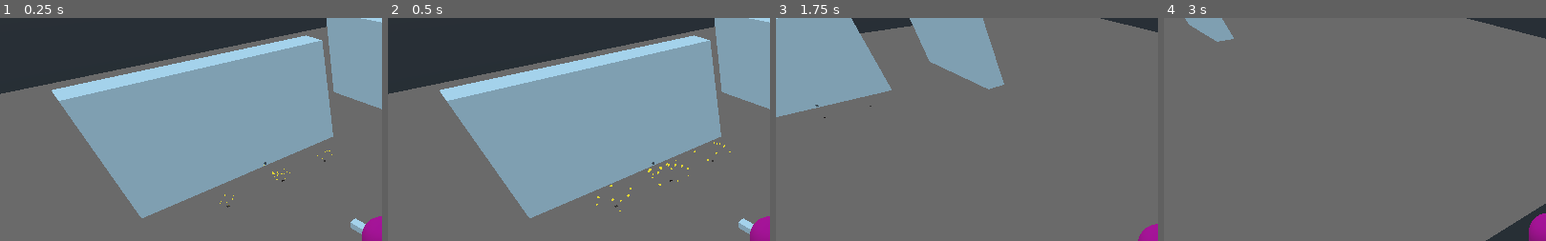
Above: before the commit, frames 1-4 (left to right).
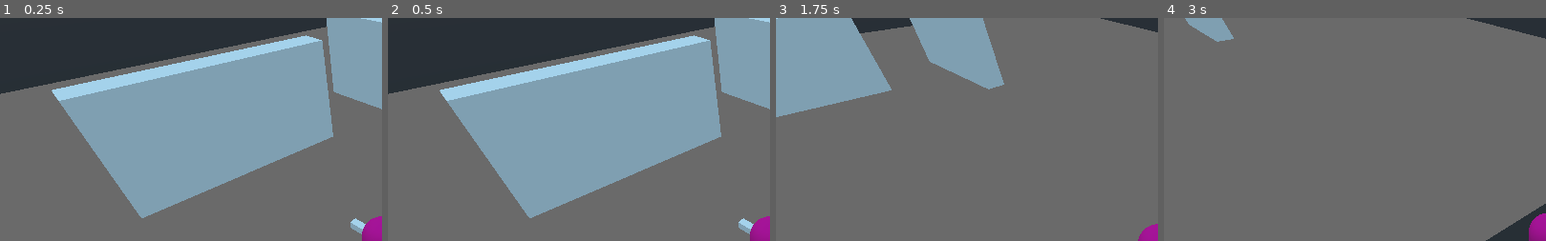
Above: after the commit, the same moments.

Repository: gusemil/topdownshooter3d-demo
Game: Godot game, scene res://scenes/World.tscn
The game is run twice, just before and just after one commit, with the same random seed, the same clock (stepped at 60 frames per second) and the same inputs.
Inputs (mouse positions are % of the whole screen's width and height, from its top left):
- Up to frame 1 (0.25 s): no input
- Up to frame 2 (0.5 s): no input
- Up to frame 3 (1.75 s): move the mouse to (72, 45) at 0.52 s; press the mouse at (72, 45) at 0.53 s; hold D (move_right) 0.53-1.28 s; move the mouse to (30, 55) at 1.27 s; release the mouse at (30, 55) at 1.28 s; hold S (move_backward) from 1.28 s (still down); click (30, 55) at 1.35 s
- Up to frame 4 (3 s): move the mouse to (60, 28) at 2.02 s; release S (move_backward) at 2.03 s; press the mouse at (60, 28) at 2.03 s; hold D (move_right) 2.03-2.78 s; move the mouse to (45, 70) at 2.77 s; release the mouse at (45, 70) at 2.78 s; hold W (move_forward) from 2.78 s (still down); click (45, 70) at 2.85 s
The pictures show only the part of the screen within x 0-50%, y 0-50%; the shares and areas given below are measured in that part.

The runs differ from the first frame. In frame 1, less than 0.1% of the frame differs, in the area x 57-87%, y 59-86%; in frame 2, 0.1%, in the area x 54-90%, y 55-87%; in frame 3, less than 0.1%; in frame 4, nothing differs.

Commit message:
Machinegun and firing bullet holes

Diff:
--- a/project.godot
+++ b/project.godot
@@ -15,7 +15,7 @@
 
 [application]
 
-config/name="Xenoshock 3d"
+config/name="Xenoshock3DGit"
 run/main_scene="res://scenes/World.tscn"
 config/icon="res://icon.png"
 
--- a/scenes/Player.tscn
+++ b/scenes/Player.tscn
@@ -1,6 +1,9 @@
-[gd_scene load_steps=8 format=2]
+[gd_scene load_steps=11 format=2]
 
 [ext_resource path="res://scripts/Player.gd" type="Script" id=1]
+[ext_resource path="res://scripts/WeaponManager.gd" type="Script" id=2]
+[ext_resource path="res://scenes/HitScanBulletSpawner.tscn" type="PackedScene" id=3]
+[ext_resource path="res://scripts/Weapon.gd" type="Script" id=4]
 
 [sub_resource type="CapsuleMesh" id=1]
 mid_height = 2.0
@@ -29,17 +32,29 @@
 material/0 = SubResource( 2 )
 
 [node name="WeaponManager" type="Spatial" parent="."]
+script = ExtResource( 2 )
 
 [node name="Weapons" type="Spatial" parent="WeaponManager"]
 transform = Transform( 1, 0, 0, 0, 1, 0, 0, 0, 1, 0, 2.24315, 0 )
 
 [node name="MachineGun" type="Spatial" parent="WeaponManager/Weapons"]
 transform = Transform( 1, 0, 0, 0, 1, 0, 0, 0, 1, 0, -1.5, -1 )
+script = ExtResource( 4 )
+automatic_fire = true
 
 [node name="MachineGunGraphics" type="MeshInstance" parent="WeaponManager/Weapons/MachineGun"]
 transform = Transform( 0.2, 0, 0, 0, 0.2, 0, 0, 0, 1, 0, 0, 0 )
 mesh = SubResource( 3 )
 material/0 = null
+
+[node name="BulletSpawners" type="Spatial" parent="WeaponManager/Weapons/MachineGun"]
+transform = Transform( -1, 0, 3.25841e-07, 0, 1, 0, -3.25841e-07, 0, -1, 0, 0, 0 )
+
+[node name="HitScanBulletSpawner" parent="WeaponManager/Weapons/MachineGun/BulletSpawners" instance=ExtResource( 3 )]
+transform = Transform( 1, 0, 2.84217e-14, 0, 1, 0, -2.84217e-14, 0, 1, 3.26697e-07, 0, 1.00262 )
+
+[node name="FirePoint" type="Spatial" parent="WeaponManager"]
+transform = Transform( 1, 0, 0, 0, 1, 0, 0, 0, 1, 0, 0.660659, -0.761873 )
 
 [node name="CollisionShape" type="CollisionShape" parent="."]
 transform = Transform( 1, 0, 0, 0, -1.62921e-07, -1, 0, 1, -1.62921e-07, 0, 0, 0 )
--- a/scenes/World.tscn
+++ b/scenes/World.tscn
@@ -1,6 +1,5 @@
-[gd_scene load_steps=8 format=2]
+[gd_scene load_steps=7 format=2]
 
-[ext_resource path="res://scenes/HitScanBulletSpawner.tscn" type="PackedScene" id=1]
 [ext_resource path="res://scenes/Player.tscn" type="PackedScene" id=2]
 
 [sub_resource type="SpatialMaterial" id=1]
@@ -55,48 +54,3 @@
 
 [node name="Player" parent="." instance=ExtResource( 2 )]
 transform = Transform( 1, 0, 0, 0, 1, 0, 0, 0, 1, 0, 2, 0 )
-
-[node name="HitScanBulletSpawner" parent="." instance=ExtResource( 1 )]
-transform = Transform( 0.999958, -0.00607994, 0.00690167, 0, 0.750365, 0.661024, -0.00919776, -0.660996, 0.750333, 1.15179, 0.550723, -11.2665 )
-
-[node name="Timer" type="Timer" parent="HitScanBulletSpawner"]
-wait_time = 0.001
-one_shot = true
-autostart = true
-
-[node name="HitScanBulletSpawner2" parent="." instance=ExtResource( 1 )]
-transform = Transform( 0.999958, -0.00607994, 0.00690167, 0, 0.750365, 0.661024, -0.00919776, -0.660996, 0.750333, 1.15179, 0.550723, -11.2665 )
-
-[node name="Timer" type="Timer" parent="HitScanBulletSpawner2"]
-wait_time = 0.001
-one_shot = true
-autostart = true
-
-[node name="HitScanBulletSpawner3" parent="." instance=ExtResource( 1 )]
-transform = Transform( 0.999958, -0.00607994, 0.00690167, 0, 0.750365, 0.661024, -0.00919776, -0.660996, 0.750333, -3.23462, 0.550723, -11.2665 )
-
-[node name="Timer" type="Timer" parent="HitScanBulletSpawner3"]
-wait_time = 0.001
-one_shot = true
-autostart = true
-
-[node name="HitScanBulletSpawner4" parent="." instance=ExtResource( 1 )]
-transform = Transform( 0.999958, -0.00607994, 0.00690167, 0, 0.750365, 0.661024, -0.00919776, -0.660996, 0.750333, 1.15179, 3.0838, -11.2665 )
-
-[node name="Timer" type="Timer" parent="HitScanBulletSpawner4"]
-wait_time = 0.001
-one_shot = true
-autostart = true
-
-[node name="HitScanBulletSpawner5" parent="." instance=ExtResource( 1 )]
-transform = Transform( 0.999958, -0.00607994, 0.00690167, 0, 0.750365, 0.661024, -0.00919776, -0.660996, 0.750333, 5.17566, 0.550723, -11.2665 )
-
-[node name="Timer" type="Timer" parent="HitScanBulletSpawner5"]
-wait_time = 0.001
-one_shot = true
-autostart = true
-[connection signal="timeout" from="HitScanBulletSpawner/Timer" to="HitScanBulletSpawner" method="fire"]
-[connection signal="timeout" from="HitScanBulletSpawner2/Timer" to="HitScanBulletSpawner2" method="fire"]
-[connection signal="timeout" from="HitScanBulletSpawner3/Timer" to="HitScanBulletSpawner3" method="fire"]
-[connection signal="timeout" from="HitScanBulletSpawner4/Timer" to="HitScanBulletSpawner4" method="fire"]
-[connection signal="timeout" from="HitScanBulletSpawner5/Timer" to="HitScanBulletSpawner5" method="fire"]
--- a/scripts/Player.gd
+++ b/scripts/Player.gd
@@ -11,17 +11,22 @@
 onready var camera = $CameraRig/Camera
 onready var camera_rig = $CameraRig
 onready var cursor= $Cursor
+onready var weapon_manager = $WeaponManager
 
 
 func _ready():
 	camera_rig.set_as_toplevel(true)
 	cursor.set_as_toplevel(true)
 	Input.set_mouse_mode(Input.MOUSE_MODE_HIDDEN)
+	weapon_manager.init($WeaponManager/FirePoint, [self]) #exlude player from bullet collisions
 
 
 func _input(event):
 	if Input.is_action_just_pressed("ui_cancel"):
 		get_tree().quit()
+
+func _process(_delta):
+	weapon_manager.shoot(Input.is_action_just_pressed("shoot"), Input.is_action_pressed("shoot"))
 
 
 func _physics_process(delta):
--- a/scripts/Weapon.gd
+++ b/scripts/Weapon.gd
@@ -1,55 +1,71 @@
 extends Spatial
 
-export var attack_rate = 0.2
-var attack_timer : Timer
-var can_attack = true
+onready var animation_player = $AnimationPlayer
+onready var bullet_spawners_base : Spatial = $BulletSpawners
+onready var bullet_spawners = $BulletSpawners.get_children()
 
-export var automatic = true
+export var automatic_fire = false
+
+var fire_point : Spatial
+var collision_bodies_to_ignore : Array = []
+
+export var damage = 5
 export var ammo = 100
 
+export var fire_rate = 0.2
+var shoot_timer : Timer
+var can_shoot = true
+
+signal fired
+signal out_of_ammo
 
 func _ready():
-	attack_timer = Timer.new()
-	attack_timer.wait_time = attack_rate
-	attack_timer.connect("timeout", self, "finish_attack")
-	attack_timer.one_shot = true
-	add_child(attack_timer)
+	shoot_timer = Timer.new() #aka ienumerator waitseconds
+	shoot_timer.wait_time = fire_rate
+	shoot_timer.connect("timeout", self, "finish_attack") #kun shoot_time on ohi niin finish_attack kutsutaan
+	add_child(shoot_timer)
 
-func shoot(attack_input_just_pressed: bool, attack_input_held: bool):
-	if !can_attack:
+func init(_fire_point: Spatial, _collision_bodies_to_ignore: Array):
+	fire_point = _fire_point
+	collision_bodies_to_ignore = _collision_bodies_to_ignore
+	for bullet_spawner in bullet_spawners:
+		bullet_spawner.set_damage(damage)
+		bullet_spawner.set_bodies_to_exclude(collision_bodies_to_ignore)
+
+func shoot(shoot_input_just_pressed: bool, shoot_input_held: bool):
+	if !can_shoot:
 		return
-	if automatic and !attack_input_held:
+	if automatic_fire and !shoot_input_held:
 		return
-	elif !automatic and !attack_input_just_pressed:
+	elif !automatic_fire and !shoot_input_just_pressed:
 		return
 
+
 	if ammo == 0:
-		if attack_input_just_pressed:
-			print("NO AMMO")
-			#emit_signal("out_of_ammo")
+		if shoot_input_just_pressed:
+			emit_signal("out_of_ammo")
 		return
 
 	if ammo > 0:
 		ammo -= 1
-		print("ammo: " + ammo)
 
-#	var start_transform = bullet_emitters_base.global_transform
-#	bullet_emitters_base.global_transform = fire_point.global_transform
-#	for bullet_emitter in bullet_emitters:
-#		bullet_emitter.fire()
-#	bullet_emitters_base.global_transform = start_transform
-#	anim_player.stop()
-#	anim_player.play("attack")
-#	emit_signal("fired")
-	can_attack = false
-	attack_timer.start()
+	var start_transform = bullet_spawners_base.global_transform
+	bullet_spawners_base.global_transform = fire_point.global_transform
+	for bullet_spawner in bullet_spawners:
+		bullet_spawner.fire()
+	bullet_spawners_base.global_transform = start_transform
+	#anim_player.stop()
+	#anim_player.play("attack)
+	emit_signal("fired")
+	can_shoot = false
+	shoot_timer.start() #käynnistettään timer jonka jälkeen finish attack tapahtuu
 
+func finish_attack():
+	can_shoot = true
 
 func set_active():
 	show()
-	#$Crosshair.show()
 
 func set_inactive():
 	#anim_player.play("idle")
 	hide()
-	#$Crosshair.hide()
--- a/scripts/WeaponManager.gd
+++ b/scripts/WeaponManager.gd
@@ -1,27 +1,37 @@
 extends Spatial
 
 enum WEAPON_SLOTS {MACHINE_GUN, SHOTGUN, ROCKET_LAUNCHER}
-var slots_unlocked = {
-	WEAPON_SLOTS.MACHINE_GUN: true,
-	WEAPON_SLOTS.SHOTGUN: false,
-	WEAPON_SLOTS.ROCKET_LAUNCHER: false,
-}
+
+#var slots_unlocked = {
+#	WEAPON_SLOTS.MACHINE_GUN: true,
+#	WEAPON_SLOTS.SHOTGUN: false,
+#	WEAPON_SLOTS.ROCKET_LAUNCHER: false,
+#}
 
 onready var weapons = $Weapons.get_children()
 
 var current_slot = 0
 var current_weapon = null
+var fire_point : Spatial
+var collision_bodies_to_ignore : Array = []
 
-func init(_fire_point: Spatial, _bodies_to_exclude: Array):
+func init(_fire_point: Spatial, _collision_bodies_to_ignore: Array):
+	fire_point = _fire_point
+	collision_bodies_to_ignore = _collision_bodies_to_ignore
 	current_weapon = WEAPON_SLOTS.MACHINE_GUN
 	print($Weapons.get_child_count())
 	print(current_weapon)
 
 	current_weapon = weapons[current_weapon]
-	if current_weapon.has_method("set_active"):
-		current_weapon.set_active()
-	else:
-		current_weapon.show()
+
+	for weapon in weapons:
+		if weapon.has_method("init"):
+			weapon.init(_fire_point, _collision_bodies_to_ignore)
+
+#	if current_weapon.has_method("set_active"):
+#		current_weapon.set_active()
+#	else:
+#		current_weapon.show()
 
 func shoot(attack_input_just_pressed: bool, attack_input_held: bool):
 	if current_weapon.has_method("shoot"):
